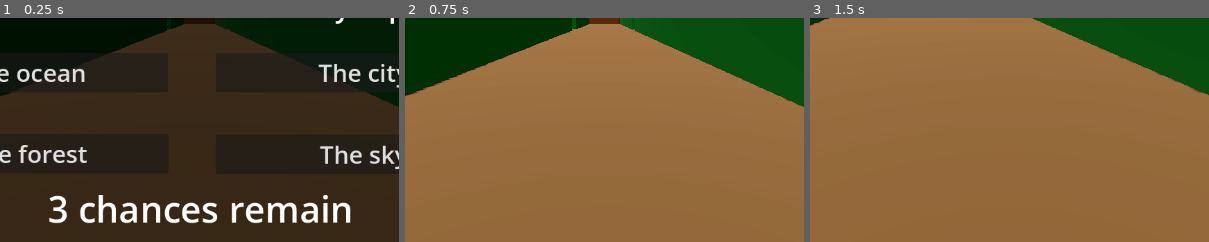
Above: before the commit, frames 1-3 (left to right).
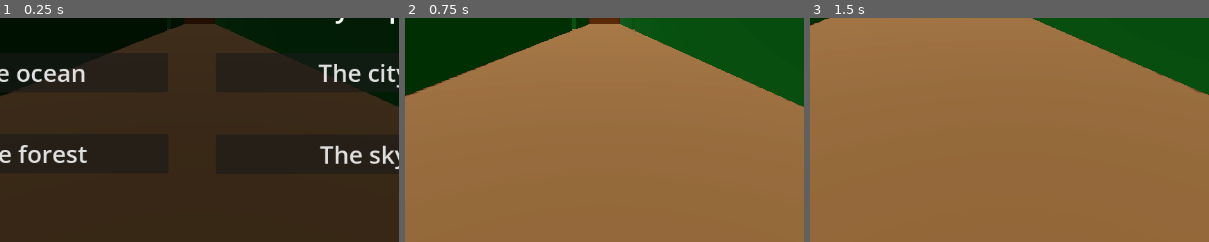
Above: after the commit, the same moments.

Repository: Z-Graham/Maze_walker
Game: Godot game, scene res://Mazes/maze_2/maze_2.tscn
Two runs of this game, one before a commit and one after it. Both use one fixed random seed, a clock stepped at 60 frames per second and the inputs below. This scene is started directly instead of the project's main scene.
Inputs:
- Up to frame 1 (0.25 s): no input
- Up to frame 2 (0.75 s): click "The ocean" at 0.5 s
- Up to frame 3 (1.5 s): tap Enter at 1.25 s; hold D (turn_right) from 1.28 s (still down); tap Down (look_down) at 1.35 s
The pictures show only the part of the screen within x 25-75%, y 50-100%; the shares and areas given below are measured in that part.

The runs differ from the first frame. In frame 1, 3.5% of the frame differs, in the area x 12-88%, y 79-92%; in frame 2, nothing differs; in frame 3, nothing differs.

Commit message:
chances left fade in and out

Diff:
--- a/Mazes/maze_2/riddle_screen.gd
+++ b/Mazes/maze_2/riddle_screen.gd
@@ -4,6 +4,7 @@
 @onready var b: Button = $B
 @onready var c: Button = $C
 @onready var d: Button = $D
+@onready var chances: Label = $chances
 
 
 
@@ -49,10 +50,20 @@
 		visible=false
 	else:
 		a.visible=false
+		var fade=create_tween()
+		fade.tween_property(chances,"modulate",Color("ffffff"),0.5)
+		await fade.finished
+		var fade2=create_tween()
+		fade2.tween_property(chances,"modulate",Color("ffffff00"),0.5)
 
 
 func _on_b_pressed() -> void:
 	b.visible=false
+	var fade=create_tween()
+	fade.tween_property(chances,"modulate",Color("ffffff"),0.5)
+	await fade.finished
+	var fade2=create_tween()
+	fade2.tween_property(chances,"modulate",Color("ffffff00"),0.5)
 
 
 func _on_c_pressed() -> void:
@@ -60,6 +71,11 @@
 		visible=false
 	else:
 		c.visible=false
+		var fade=create_tween()
+		fade.tween_property(chances,"modulate",Color("ffffff"),0.5)
+		await fade.finished
+		var fade2=create_tween()
+		fade2.tween_property(chances,"modulate",Color("ffffff00"),0.5)
 
 
 func _on_d_pressed() -> void:
@@ -67,3 +83,8 @@
 		visible=false
 	else:
 		d.visible=false
+		var fade=create_tween()
+		fade.tween_property(chances,"modulate",Color("ffffff"),0.5)
+		await fade.finished
+		var fade2=create_tween()
+		fade2.tween_property(chances,"modulate",Color("ffffff00"),0.5)
--- a/Mazes/maze_2/riddle_screen.tscn
+++ b/Mazes/maze_2/riddle_screen.tscn
@@ -91,6 +91,7 @@
 text = "Time"
 
 [node name="chances" type="Label" parent="." unique_id=1453391395]
+modulate = Color(1, 1, 1, 0)
 layout_mode = 1
 anchors_preset = 7
 anchor_left = 0.5
@@ -103,7 +104,7 @@
 offset_bottom = -12.0
 grow_horizontal = 2
 grow_vertical = 0
-text = "3 chances remain"
+text = "4 chances remain"
 label_settings = SubResource("LabelSettings_kdbqf")
 
 [connection signal="pressed" from="A" to="." method="_on_a_pressed"]
